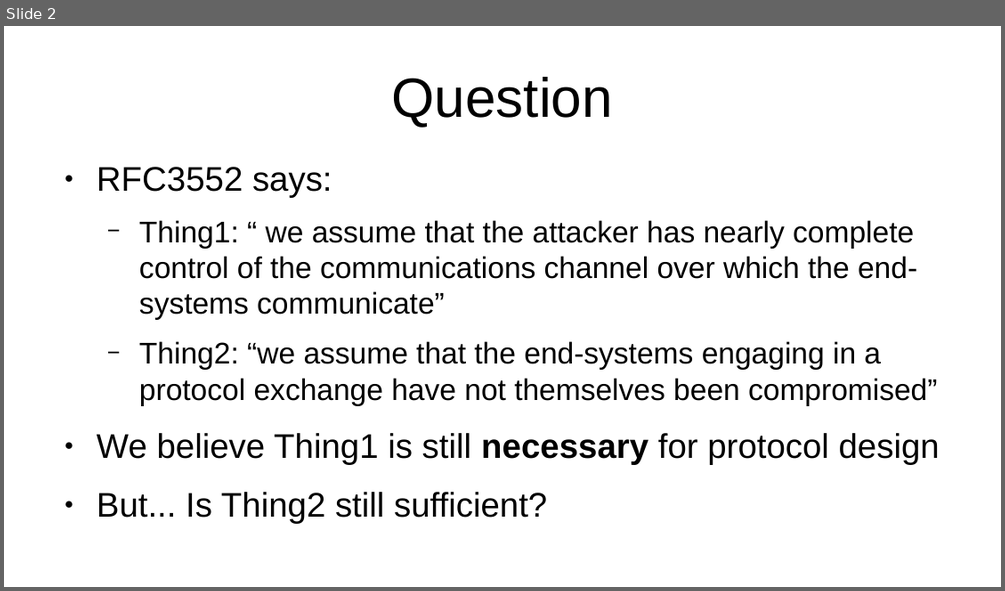
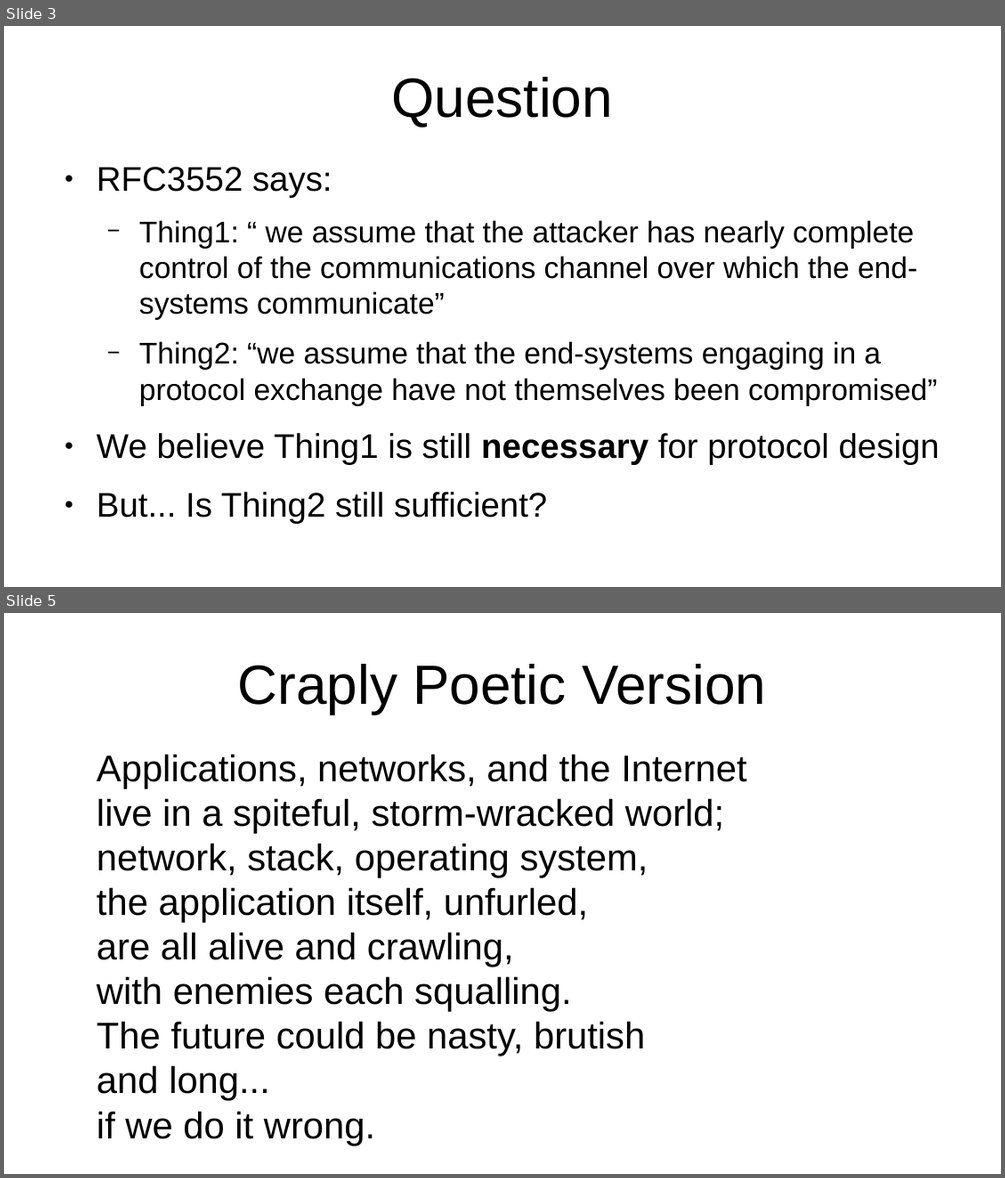
Before and after one commit to sftcd/model-t, a slide deck: ietf105-model-t.odp. Shown one above the other, each under a label of ours: slide 2 before the commit, slides 3 and 5 after it; the slides between them are not shown. The pictures are 1005x591 and 1005x1178 pixels, drawn with LibreOffice and Linux fonts; fonts in the diff are those of the drawing. Boxes give left, top, right and bottom in pixels: in the first picture for what was removed or moved away, otherwise in the second. Text is boxed around its words. In the diff, an @@ line names an element or a change of style, - is before the commit and + after.

```diff
--- a/ietf105-model-t.odp
+++ b/ietf105-model-t.odp
@@ slide 5 added at <box>4,613,1001,1174</box>, background #FFFFFF @@
@@ title added at <box>238,664,766,714</box>, 44 pt, text #000000 @@
+Craply Poetic Version
@@ text added at <box>97,754,746,1145</box>, 29.6 pt, text #000000 @@
+Applications, networks, and the Internet
+live in a spiteful, storm-wracked world;
+network, stack, operating system,
+the application itself, unfurled,
+are all alive and crawling,
+with enemies each squalling.
+The future could be nasty, brutish
+and long...
+if we do it wrong.
@@ what was slide 2 is now slide 3 @@
```
Also in this commit, not shown: 1 slide changed, 2 other slides added, 1 other file.
